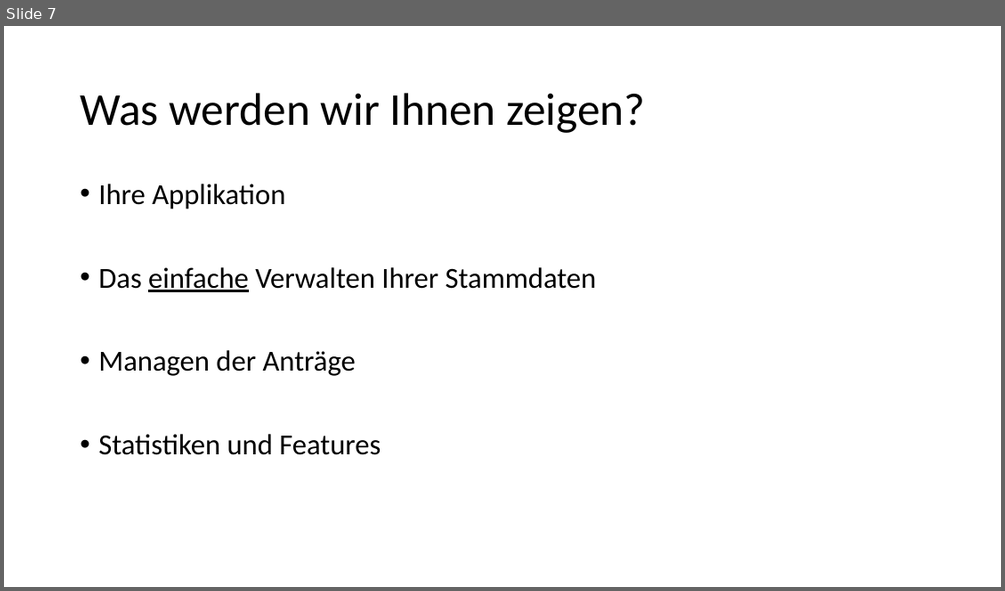
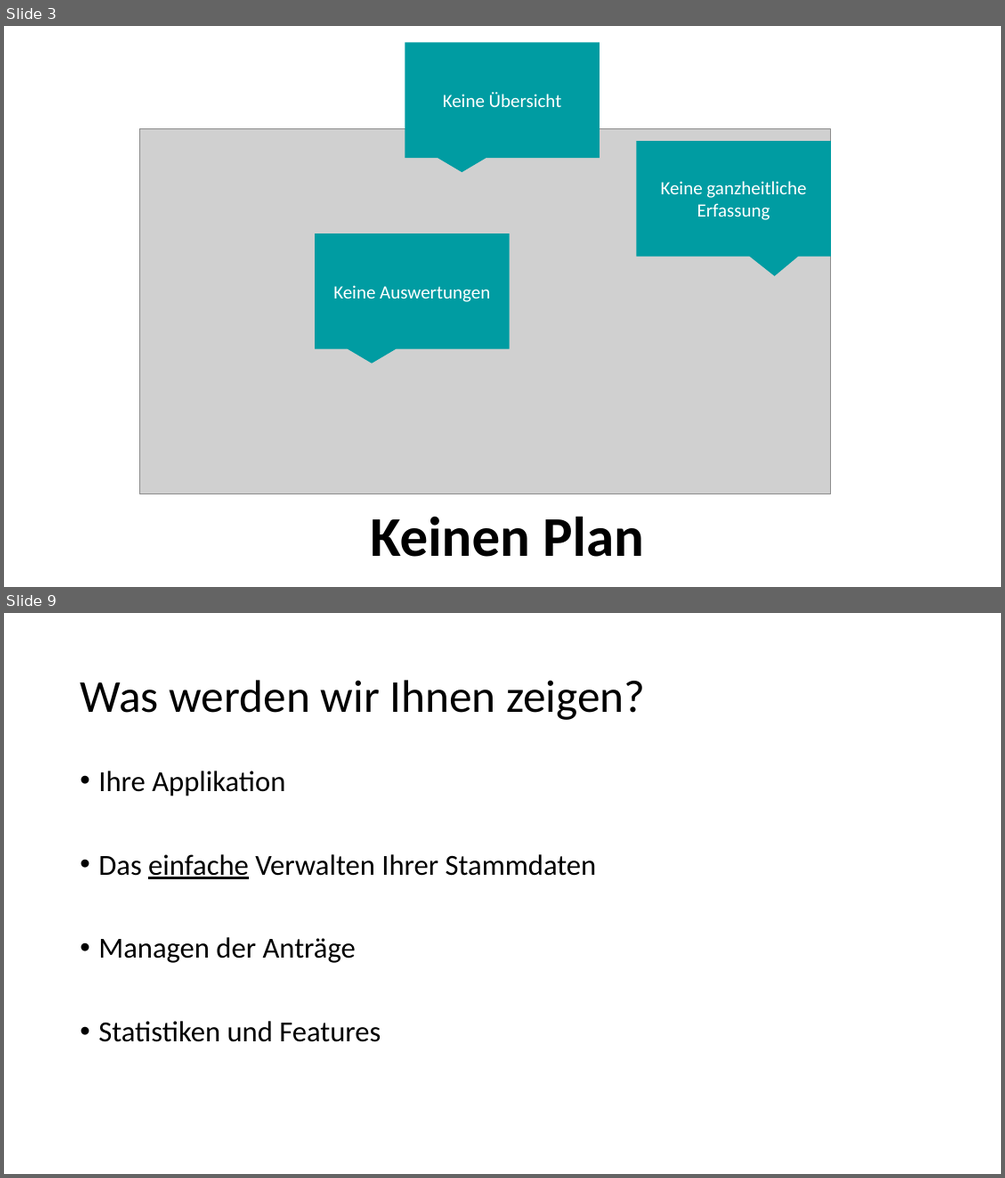
Before and after one commit to Masterarth/PM, a slide deck: documents/projectmanagement/Praesentationen/Abschlusspräsentation_v2.pptx. Shown one above the other, each under a label of ours: slide 7 before the commit, slides 3 and 9 after it; the slides between them are not shown. The pictures are 1005x591 and 1005x1178 pixels, drawn with LibreOffice and Linux fonts; fonts in the diff are those of the drawing; grey boxes stand for pictures. Boxes give left, top, right and bottom in pixels: in the first picture for what was removed or moved away, otherwise in the second. Text is boxed around its words. In the diff, an @@ line names an element or a change of style, - is before the commit and + after.

```diff
--- a/documents/projectmanagement/Praesentationen/Abschlusspräsentation_v2.pptx
+++ b/documents/projectmanagement/Praesentationen/Abschlusspräsentation_v2.pptx
@@ slide 3 added at <box>4,26,1001,587</box>, background #FFFFFF @@
@@ speech box added at <box>405,43,599,158</box>, fill #009CA2, outline #009CA2 1 pt, 18 pt, text #FFFFFF @@
+Keine Übersicht
@@ picture added at <box>140,128,830,494</box> @@
@@ speech box added at <box>637,141,830,256</box>, fill #009CA2, outline #009CA2 1 pt, 18 pt, text #FFFFFF @@
+Keine ganzheitliche Erfassung
@@ speech box added at <box>316,234,509,348</box>, fill #009CA2, outline #009CA2 1 pt, 18 pt, text #FFFFFF @@
+Keine Auswertungen
@@ text added at <box>370,516,644,556</box>, 54 pt, text #000000, bold @@
+Keinen Plan
@@ what was slide 7 is now slide 9 @@
```
Also in this commit, not shown: 3 slides changed, 5 other slides added, 4 slides removed, 2 other files.
